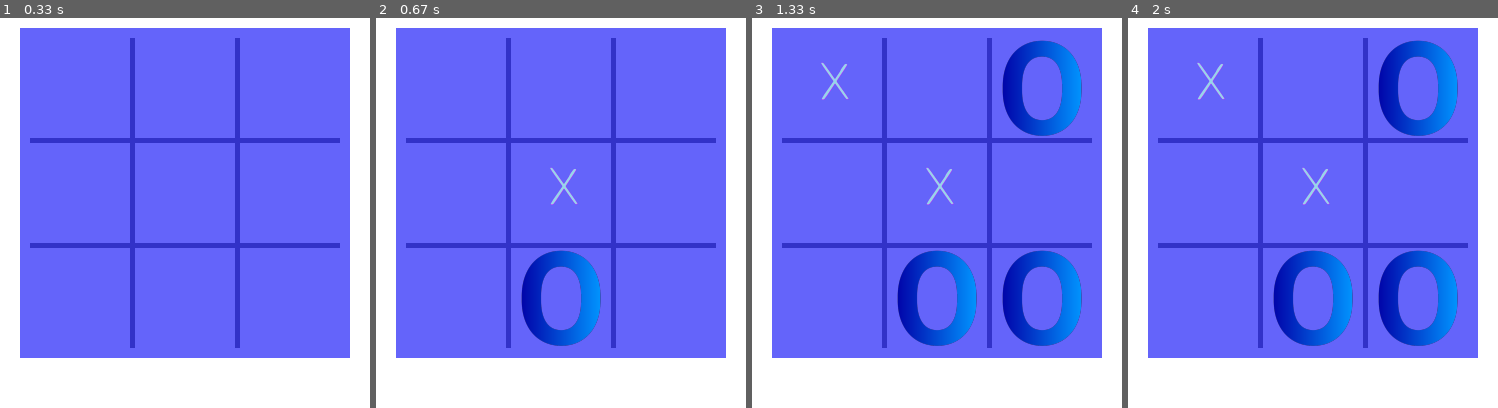
Above: before the commit, frames 1-4 (left to right).
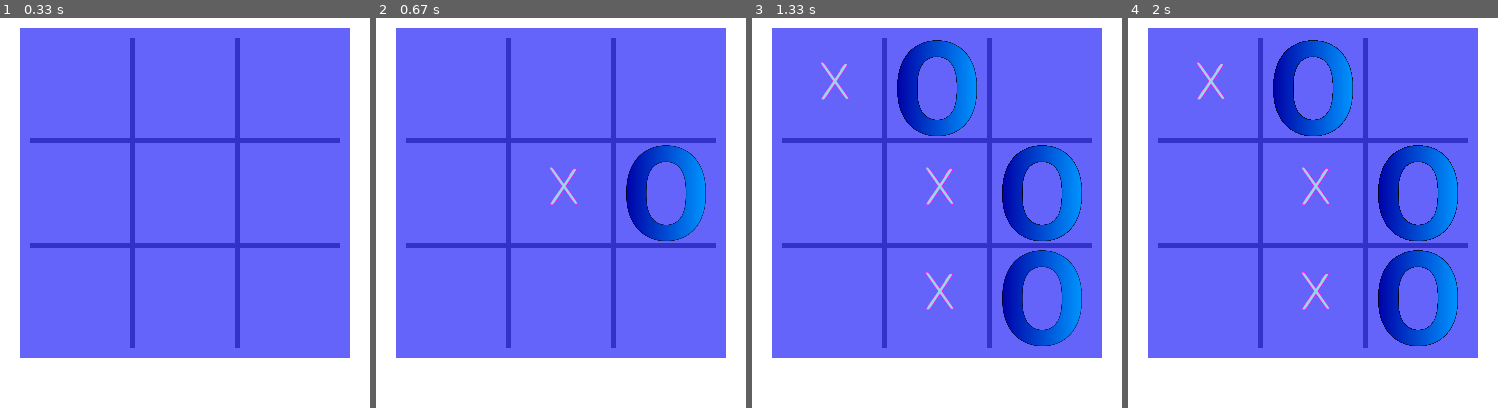
Above: after the commit, the same moments.

Repository: RTK024/TicTacToe
Game: pygame game, started from PyGame.py
Two runs of this game, one before a commit and one after it. Both use one fixed random seed, a clock stepped at 60 frames per second and the inputs below.
Inputs (mouse positions are in pixels of both pictures, inside the frame that each line leads up to):
- Up to frame 1 (0.33 s): no input
- Up to frame 2 (0.67 s): click (561, 213) at 0.38 s
- Up to frame 3 (1.33 s): click (974, 298) at 0.72 s; click (833, 88) at 1.05 s
- Up to frame 4 (2 s): click (1446, 349) at 1.38 s

Frame 1 is identical in both runs. In frame 2, 5.9% of the frame differs, in the area x 39-90%, y 32-85%; in frame 3, 12%; in frame 4, 12%, in the area x 18-90%, y 5-85%.

Commit message:
version 1.0, works nice plus hover feature

Diff:
--- a/Board.py
+++ b/Board.py
@@ -3,7 +3,6 @@
         self.board = [["-", "-", "-"], ["-", "-", "-"], ["-", "-", "-"]]
 
     def checkWin(self):
-
         if self.hasWon('x'):
             return 'x'
         if self.hasWon('o'):
@@ -56,10 +55,13 @@
             return -1
 
         self.board[row][col] = player
-        print(f"placed {player} in location [{col},{row}]")
+        print(f"placed {player} in location [{row},{col}]")
         return player
 
     def checkEmpty(self, row, col):
+        if row not in [0,1,2] or col not in [0,1,2]:
+            return False
+
         if self.board[row][col] == "-":
             return True
         return False
@@ -81,6 +83,3 @@
         for i in range(3):
             print("|", self.board[i][0], "|", self.board[i][1], "|", self.board[i][2], "|")
             print("-" * 13)
-
-    def draw(self, surface):
-        surface.blit(self.surface, self.rect)
--- /dev/null
+++ b/Constants.py
@@ -0,0 +1,24 @@
+
+# Screen constants
+SQUARE_SIZE = 100
+SIDE_GAP = 20
+VERTICAL_GAP = 10
+DELIMITER = 5
+BEAUTY_TAX = 10
+SCREEN_WIDTH = 2 * (SIDE_GAP+BEAUTY_TAX+DELIMITER+1.5*SQUARE_SIZE)
+SCREEN_HEIGHT = 2 * (3*VERTICAL_GAP+BEAUTY_TAX+1.5*SQUARE_SIZE+DELIMITER)
+BOARD_SIZE = SCREEN_WIDTH - 2 * SIDE_GAP
+
+# Pre-defined colors
+BLUE = (100, 100, 250)
+RED = (255, 0, 0)
+GREEN = (0, 255, 0)
+BLACK = (0, 0, 0)
+WHITE = (255, 255, 255)
+L_GREY = (222, 222, 222)
+SEPERATOR = (50,50,200)
+
+# Board colors
+BOARD_COLOR = BLUE
+SCREEN_COLOR = WHITE
+D_SHADE = (BOARD_COLOR[0]*0.8, BOARD_COLOR[1]*0.8, BOARD_COLOR[2]*0.8)
--- a/EasyMode.py
+++ b/EasyMode.py
@@ -99,7 +99,7 @@
 
     for row in range(3):
         for col in range(3):
-            if board.board[row][col] == "-":
+            if board.checkEmpty(row, col):
                 viableMoves.add((row, col))
 
     if viableMoves:
--- a/PyGame.py
+++ b/PyGame.py
@@ -3,102 +3,23 @@
 from sys import exit
 import Board
 import EasyMode
-
-def clickToPos(pos):
-    x = -1
-    y = -1
-
-    # Assign x value
-    if SIDE_GAP+BEAUTY_TAX < pos[0] < SIDE_GAP+BEAUTY_TAX+SQUARE_SIZE:
-        x = 0
-    elif SIDE_GAP+BEAUTY_TAX+SQUARE_SIZE+DELIMITER < pos[0] < SIDE_GAP+BEAUTY_TAX+2*SQUARE_SIZE+DELIMITER:
-        x = 1
-    elif SIDE_GAP+BEAUTY_TAX+2*SQUARE_SIZE+2*DELIMITER < pos[0] < SIDE_GAP+BEAUTY_TAX+3*SQUARE_SIZE+2*DELIMITER:
-        x = 2
-
-    # Assign y value
-    if VERTICAL_GAP + BEAUTY_TAX < pos[1] < VERTICAL_GAP + BEAUTY_TAX + SQUARE_SIZE:
-        y = 0
-    elif VERTICAL_GAP+BEAUTY_TAX+SQUARE_SIZE+DELIMITER < pos[1] < VERTICAL_GAP+BEAUTY_TAX+2*SQUARE_SIZE+DELIMITER:
-        y = 1
-    elif VERTICAL_GAP+BEAUTY_TAX+2*SQUARE_SIZE+2*DELIMITER < pos[1] < VERTICAL_GAP+BEAUTY_TAX+3*SQUARE_SIZE+2*DELIMITER:
-        y = 2
-
-    # Both good or none
-    if x != -1 and y != -1:
-        return x, y
-    return [-1,-1]
-
-def EndGame():
-    pygame.quit()
-    exit()
-
-def draw(b, x, y):
-    if b.board[x][y] == 'x':
-        toDraw = pygame.image.load("player.png").convert_alpha()
-    else:
-        toDraw = pygame.image.load("enemy.png").convert_alpha()
-    toDraw = pygame.transform.smoothscale(toDraw, (SQUARE_SIZE, SQUARE_SIZE))
-
-    location = boxToLocation(x,y)
-    screen.blit(toDraw, location)
-
-def boxToLocation(x,y):
-    match x, y:
-        case 0, 0:
-            return SIDE_GAP+BEAUTY_TAX, VERTICAL_GAP+BEAUTY_TAX
-        case 1, 0:
-            return SIDE_GAP+BEAUTY_TAX+SQUARE_SIZE+DELIMITER, VERTICAL_GAP+BEAUTY_TAX
-        case 2, 0:
-            return SIDE_GAP+BEAUTY_TAX+2*SQUARE_SIZE+2*DELIMITER, VERTICAL_GAP+BEAUTY_TAX
-        case 0, 1:
-            return SIDE_GAP+BEAUTY_TAX, VERTICAL_GAP+BEAUTY_TAX+SQUARE_SIZE+DELIMITER
-        case 1, 1:
-            return SIDE_GAP+BEAUTY_TAX+SQUARE_SIZE+DELIMITER, VERTICAL_GAP+BEAUTY_TAX+SQUARE_SIZE+DELIMITER
-        case 2, 1:
-            return SIDE_GAP+BEAUTY_TAX+2*SQUARE_SIZE+2*DELIMITER, VERTICAL_GAP+BEAUTY_TAX+SQUARE_SIZE+DELIMITER
-        case 0, 2:
-            return SIDE_GAP+BEAUTY_TAX, VERTICAL_GAP+BEAUTY_TAX+2*SQUARE_SIZE+2*DELIMITER
-        case 1, 2:
-            return SIDE_GAP+BEAUTY_TAX+SQUARE_SIZE+DELIMITER, VERTICAL_GAP+BEAUTY_TAX+2*SQUARE_SIZE+2*DELIMITER
-        case 2, 2:
-            return SIDE_GAP+BEAUTY_TAX+2*SQUARE_SIZE+2*DELIMITER, VERTICAL_GAP+BEAUTY_TAX+2*SQUARE_SIZE+2*DELIMITER
-        case _:
-            return -1, -1
-
+from Constants import *
+from UIFunctions import *
 
 # General settings
 pygame.init()
 FPS = 60
 FramePerSec = pygame.time.Clock()
 
-# Predefined some colors
-BLUE = (100, 100, 250)
-RED = (255, 0, 0)
-GREEN = (0, 255, 0)
-BLACK = (0, 0, 0)
-WHITE = (255, 255, 255)
-L_GREY = (222, 222, 222)
-SEPERATOR = (50,50,200)
-
 # Screen information
-SQUARE_SIZE = 100
-SIDE_GAP = 20
-VERTICAL_GAP = 10
-DELIMITER = 5
-BEAUTY_TAX = 10
-SCREEN_WIDTH = 2 * (SIDE_GAP+BEAUTY_TAX+DELIMITER+1.5*SQUARE_SIZE)
-SCREEN_HEIGHT = 2 * (3*VERTICAL_GAP+BEAUTY_TAX+1.5*SQUARE_SIZE+DELIMITER)
 screen = pygame.display.set_mode((SCREEN_WIDTH, SCREEN_HEIGHT))
 pygame.display.set_caption("TicTacToe")
-SCREEN_COLOR = WHITE
 
-BOARD_SIZE = SCREEN_WIDTH - 2 * SIDE_GAP
 
 # Creating the board
 b = Board.board()
 board = pygame.Surface((BOARD_SIZE, BOARD_SIZE))
-board.fill(BLUE)
+board.fill(BOARD_COLOR)
 
 Lseperator = pygame.Surface((DELIMITER, BOARD_SIZE-2*BEAUTY_TAX))
 Lseperator.fill(SEPERATOR)
@@ -109,6 +30,8 @@
 Dseperator = pygame.Surface((BOARD_SIZE-2*BEAUTY_TAX, DELIMITER))
 Dseperator.fill(SEPERATOR)
 
+mouseBox = [-1,-1]
+prevMouseBox = [-1,-1]
 
 # Running the game until interruption
 while True:
@@ -120,11 +43,27 @@
         if event.type == QUIT:
             EndGame()
 
-        # Upon click - if QUIT exit, else check if legal move and play
+
+        # Hover
+        prevMouseBox = mouseBox
+        mouseBox = mouseToBox(pygame.mouse.get_pos())
+
+        if mouseBox != [-1,-1] and b.checkValidMove("x", mouseBox[0], mouseBox[1]):
+            shaded = pygame.Surface((SQUARE_SIZE, SQUARE_SIZE))
+            shaded.fill(D_SHADE)
+            board.blit(shaded, boxToLocationBoard(mouseBox[0], mouseBox[1]))
+
+
+        # The game logic - Upon Click
         if event.type == pygame.MOUSEBUTTONDOWN:
-            box = clickToPos(pygame.mouse.get_pos())
-            if box != [-1, -1]:
-                b.makeMove("x", box[0], box[1])
+            if mouseBox != [-1, -1] and b.checkValidMove("x", mouseBox[0], mouseBox[1]):
+                b.makeMove("x", mouseBox[0], mouseBox[1])
+
+                # Un-hover the square after move
+                normalBox = pygame.Surface((SQUARE_SIZE, SQUARE_SIZE))
+                normalBox.fill(BOARD_COLOR)
+                board.blit(normalBox, boxToLocationBoard(prevMouseBox[0], prevMouseBox[1]))
+
                 if b.hasWon("x"):
                     print("x won! congrats!")
                     EndGame()
@@ -148,11 +87,26 @@
     screen.blit(Useperator, (SIDE_GAP+BEAUTY_TAX,VERTICAL_GAP+BEAUTY_TAX+SQUARE_SIZE))
     screen.blit(Dseperator, (SIDE_GAP+BEAUTY_TAX, VERTICAL_GAP+BEAUTY_TAX+2*SQUARE_SIZE+DELIMITER))
 
+
+    # Un-hover
+    if mouseBox != prevMouseBox and prevMouseBox != [-1,-1]:
+        normalBox = pygame.Surface((SQUARE_SIZE, SQUARE_SIZE))
+        normalBox.fill(BOARD_COLOR)
+        board.blit(normalBox, boxToLocationBoard(prevMouseBox[0], prevMouseBox[1]))
+
     # Draw x's and o's
-    for i in range(3):
-        for j in range(3):
-            if b.board[i][j] != '-':
-                draw(b, i, j)
+    for row in range(3):
+        for col in range(3):
+            if b.board[row][col] == '-':
+                continue
+            if b.board[row][col] == 'x':
+                toDraw = pygame.image.load("player.png").convert_alpha()
+            if b.board[row][col] == 'o':
+                toDraw = pygame.image.load("enemy.png").convert_alpha()
+
+            toDraw = pygame.transform.smoothscale(toDraw, (SQUARE_SIZE, SQUARE_SIZE))
+
+            board.blit(toDraw, boxToLocationBoard(row, col))
 
     # Update the game at each iteration
     pygame.display.update()
--- /dev/null
+++ b/UIFunctions.py
@@ -0,0 +1,55 @@
+from Constants import *
+import pygame
+
+def mouseToBox(pos):
+    x = -1
+    y = -1
+
+    # Assign y value
+    if SIDE_GAP+BEAUTY_TAX < pos[0] < SIDE_GAP+BEAUTY_TAX+SQUARE_SIZE:
+        y = 0
+    elif SIDE_GAP+BEAUTY_TAX+SQUARE_SIZE+DELIMITER < pos[0] < SIDE_GAP+BEAUTY_TAX+2*SQUARE_SIZE+DELIMITER:
+        y = 1
+    elif SIDE_GAP+BEAUTY_TAX+2*SQUARE_SIZE+2*DELIMITER < pos[0] < SIDE_GAP+BEAUTY_TAX+3*SQUARE_SIZE+2*DELIMITER:
+        y = 2
+
+    # Assign x value
+    if VERTICAL_GAP + BEAUTY_TAX < pos[1] < VERTICAL_GAP + BEAUTY_TAX + SQUARE_SIZE:
+        x = 0
+    elif VERTICAL_GAP+BEAUTY_TAX+SQUARE_SIZE+DELIMITER < pos[1] < VERTICAL_GAP+BEAUTY_TAX+2*SQUARE_SIZE+DELIMITER:
+        x = 1
+    elif VERTICAL_GAP+BEAUTY_TAX+2*SQUARE_SIZE+2*DELIMITER < pos[1] < VERTICAL_GAP+BEAUTY_TAX+3*SQUARE_SIZE+2*DELIMITER:
+        x = 2
+
+    # Both good or none
+    if x != -1 and y != -1:
+        return x, y
+    return [-1,-1]
+
+def EndGame():
+    pygame.quit()
+    exit()
+
+def draw(b, x, y):
+    if b.board[x][y] == 'x':
+        toDraw = pygame.image.load("player.png").convert_alpha()
+    else:
+        toDraw = pygame.image.load("enemy.png").convert_alpha()
+    toDraw = pygame.transform.smoothscale(toDraw, (SQUARE_SIZE, SQUARE_SIZE))
+
+    location = boxToLocationScreen(x,y)
+    return toDraw, location
+
+def boxToLocationScreen(x,y):
+    if x in [0,1,2] and y in [0,1,2]:
+        return SIDE_GAP+BEAUTY_TAX + x*(SQUARE_SIZE+DELIMITER), VERTICAL_GAP+BEAUTY_TAX + y*(SQUARE_SIZE+DELIMITER)
+
+    else:
+         return -1, -1
+
+def boxToLocationBoard(x, y):
+    if x in [0,1,2] and y in [0,1,2]:
+        return y*(SQUARE_SIZE+DELIMITER) + BEAUTY_TAX, x*(SQUARE_SIZE+DELIMITER) + BEAUTY_TAX,
+
+    else:
+        return -1, -1
